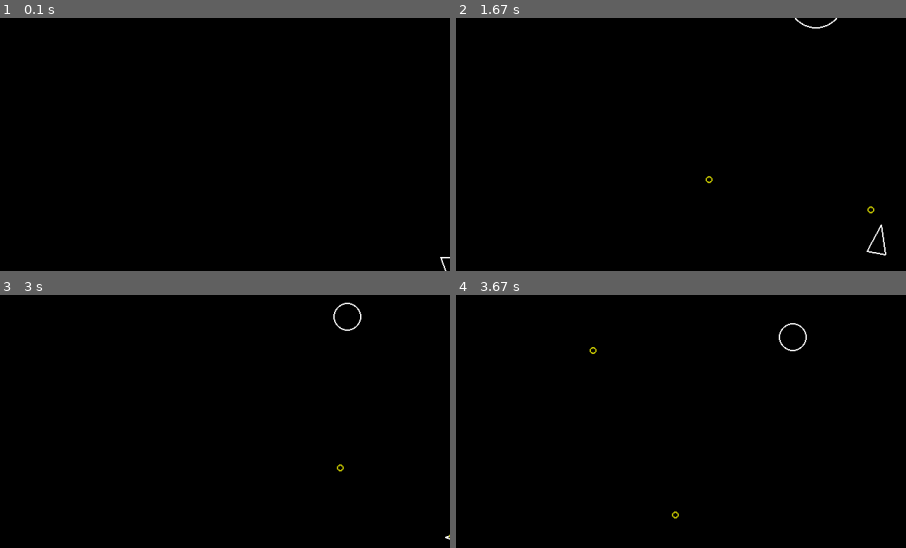
Above: before the commit, frames 1-4 (two rows, left to right).
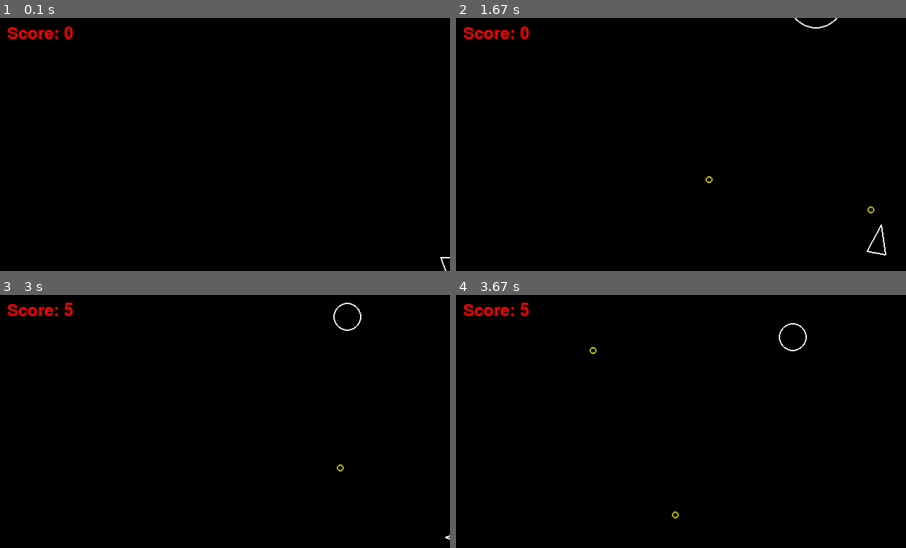
Above: after the commit, the same moments.

Repository: alexdevdavis/pygame-asteroids
Game: pygame game, started from main.py
Two runs of this game, one before a commit and one after it. Both use one fixed random seed, a clock stepped at 60 frames per second and the inputs below.
Inputs:
- Up to frame 1 (0.1 s): no input
- Up to frame 2 (1.67 s): tap Space at 0.33, 0.73, 1.03, 1.23, 1.57 s; hold D 0.67-1.13 s; hold W 1.17-1.47 s; hold D from 1.5 s (still down)
- Up to frame 3 (3 s): tap Space at 1.87, 2.07, 2.37, 2.63, 2.97 s; release D at 1.97 s; hold A 2-2.53 s; hold S 2.57-2.87 s; hold A from 2.9 s (still down)
- Up to frame 4 (3.67 s): tap Space at 3.27, 3.4 s; release A at 3.3 s; hold W from 3.33 s (still down)
The pictures show only the part of the screen within x 0-50%, y 0-50%; the shares and areas given below are measured in that part.

The runs differ from the first frame. In frame 1, 0.4% of the frame differs, in the area x 1-17%, y 3-9%; in frame 2, 0.4%; in frame 3, 0.4%, in the area x 1-17%, y 2-9%; in frame 4, 0.4%.

Commit message:
feat: add scoring system

Diff:
--- a/asteroid.py
+++ b/asteroid.py
@@ -1,7 +1,7 @@
 import pygame
 import random
 from circleshape import CircleShape
-from constants import ASTEROID_MIN_RADIUS
+from constants import ASTEROID_MIN_RADIUS, SCORE_INCREMENT, TARGET_SCORE
 
 
 class Asteroid(CircleShape):
@@ -15,10 +15,11 @@
     def update(self, dt):
         self.position += self.velocity * dt
 
-    def split(self):
+    def split(self, score):
         self.kill()
         if self.radius <= ASTEROID_MIN_RADIUS:
-            return
+            score += SCORE_INCREMENT
+            return score
         angle = random.uniform(20, 50)
         v1 = self.velocity.rotate(angle)
         v2 = self.velocity.rotate(angle * -1)
@@ -27,3 +28,4 @@
         asteroid2 = Asteroid(self.position.x, self.position.y, radius )
         asteroid1.velocity = v1 * 1.2
         asteroid2.velocity = v2 * 1.2
+        return score
--- a/constants.py
+++ b/constants.py
@@ -13,3 +13,6 @@
 PLAYER_SHOOT_COOLDOWN = 0.3
 
 SHOT_RADIUS = 5
+
+SCORE_INCREMENT = 5
+TARGET_SCORE = 100
--- a/main.py
+++ b/main.py
@@ -3,14 +3,17 @@
 from asteroidfield import AsteroidField
 from asteroid import Asteroid
 from player import Player
-from constants import SCREEN_WIDTH, SCREEN_HEIGHT, ASTEROID_MIN_RADIUS, ASTEROID_KINDS, ASTEROID_SPAWN_RATE, ASTEROID_MAX_RADIUS
+from constants import SCREEN_WIDTH, SCREEN_HEIGHT, TARGET_SCORE
 
 def main():
     print("Starting asteroids!")
     print(f"Screen height: {SCREEN_HEIGHT}")
     print(f"Screen width: {SCREEN_WIDTH}")
     pygame.init()
+    score = 0
+    pygame.font.init()
     screen = pygame.display.set_mode((SCREEN_WIDTH, SCREEN_HEIGHT))
+    font = pygame.font.Font(None, 36)
     clock = pygame.time.Clock()
     dt = 0
     updatable = pygame.sprite.Group()
@@ -25,11 +28,17 @@
     player = Player(SCREEN_WIDTH / 2, SCREEN_HEIGHT / 2)
 # start game loop
     while True:
+        if score >= TARGET_SCORE:
+            print("You win!🏅")
+            return
         for event in pygame.event.get():
             if event.type == pygame.QUIT:
                 return
         screen.fill((0,0,0))
         dt = clock.tick(60) / 1000
+        score_text = font.render(f"Score: {score}", True, (255, 0, 0))
+        screen.blit(score_text, (10, 10))
+
         for member in updatable:
             member.update(dt)
 
@@ -40,7 +49,7 @@
             for shot in shots:
                 if asteroid.is_collision(shot):
                     shot.kill()
-                    asteroid.split()
+                    score = asteroid.split(score)
 
         for member in drawable:
             member.draw(screen)
